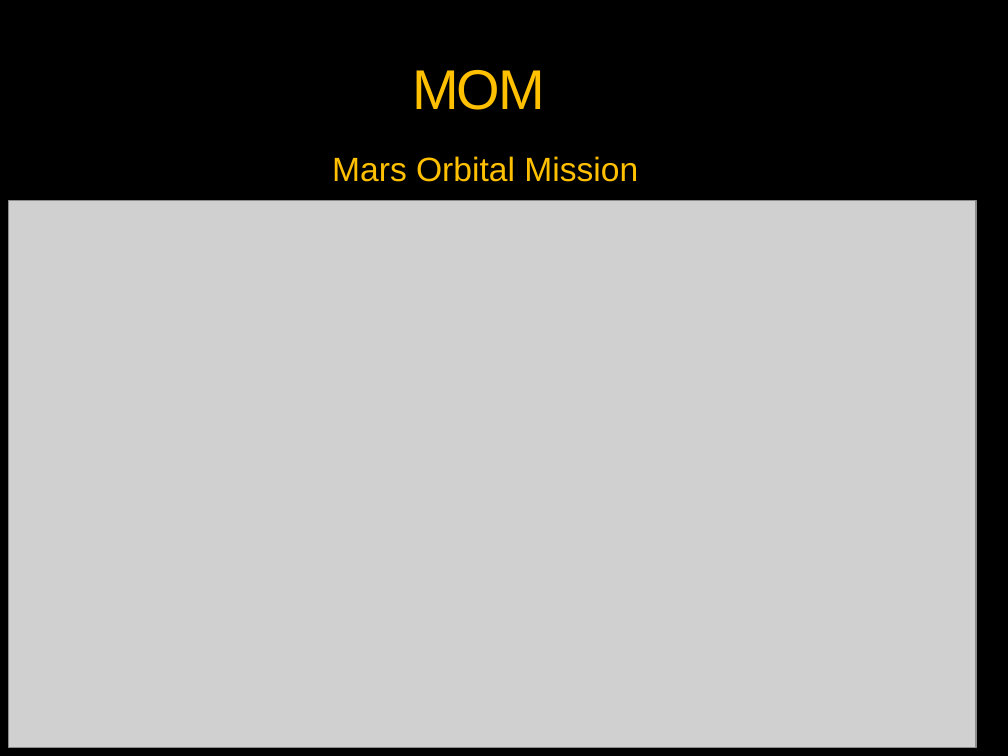
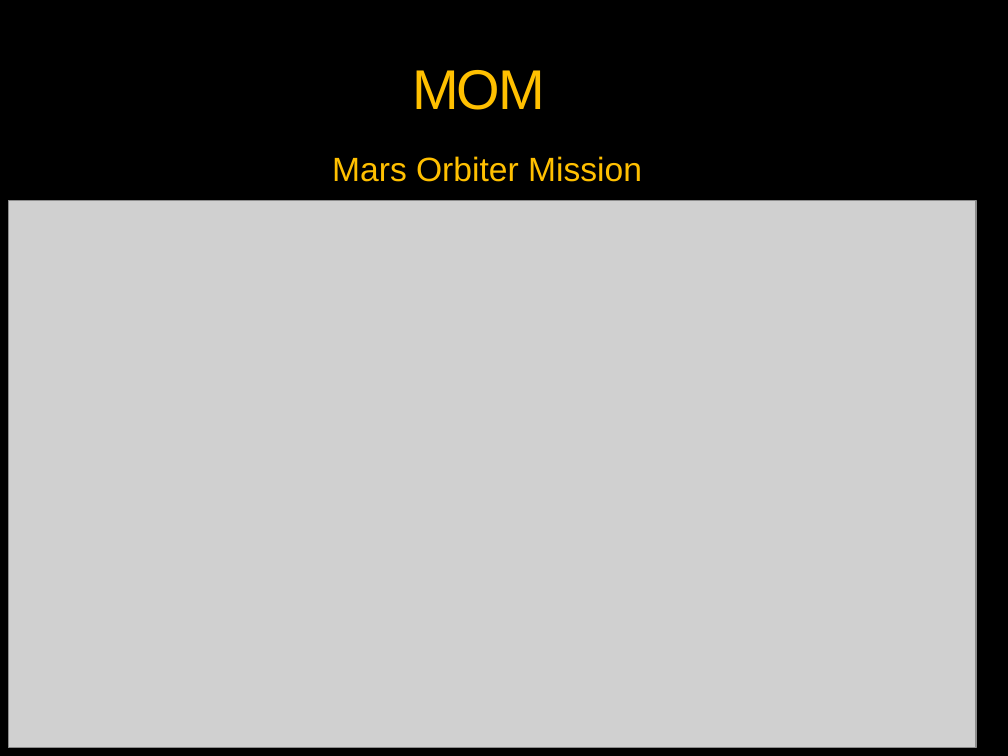
Before and after one commit to vickaas13/tedx, a slide deck: slide 2 of MOM- Taking India to MARS.pptx. Drawn at 1008x756 pixels with LibreOffice and Linux fonts; fonts in the diff are those of the drawing; grey boxes stand for pictures; background and template pictures are left out. Boxes give left, top, right and bottom in pixels: in the first picture for what was removed or moved away, otherwise in the second. Text is boxed around its words. In the diff, an @@ line names an element or a change of style, - is before the commit and + after.

```diff
--- a/MOM- Taking India to MARS.pptx
+++ b/MOM- Taking India to MARS.pptx
@@ text at [332, 156, 642, 182]: text changed @@
-Mars Orbital Mission
+Mars Orbiter Mission
```
Also in this commit, not shown: 4 slides added, 3 slides removed, 1 other file.
